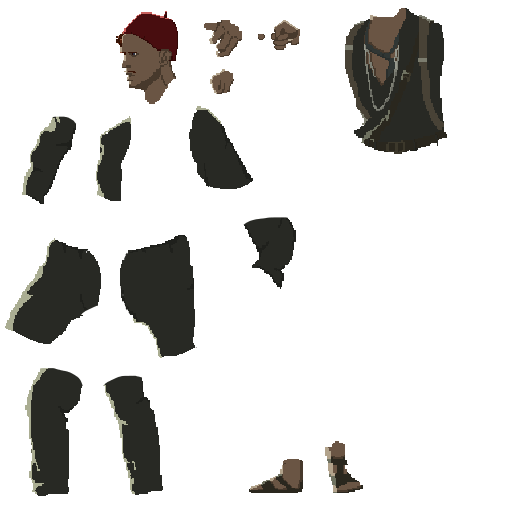
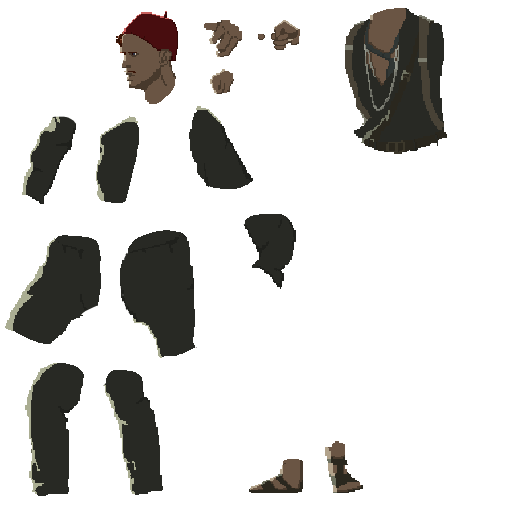
Layers edited between the first and the second 512×512 image:
painted on "Layer 0" over [42, 8, 401, 386]
